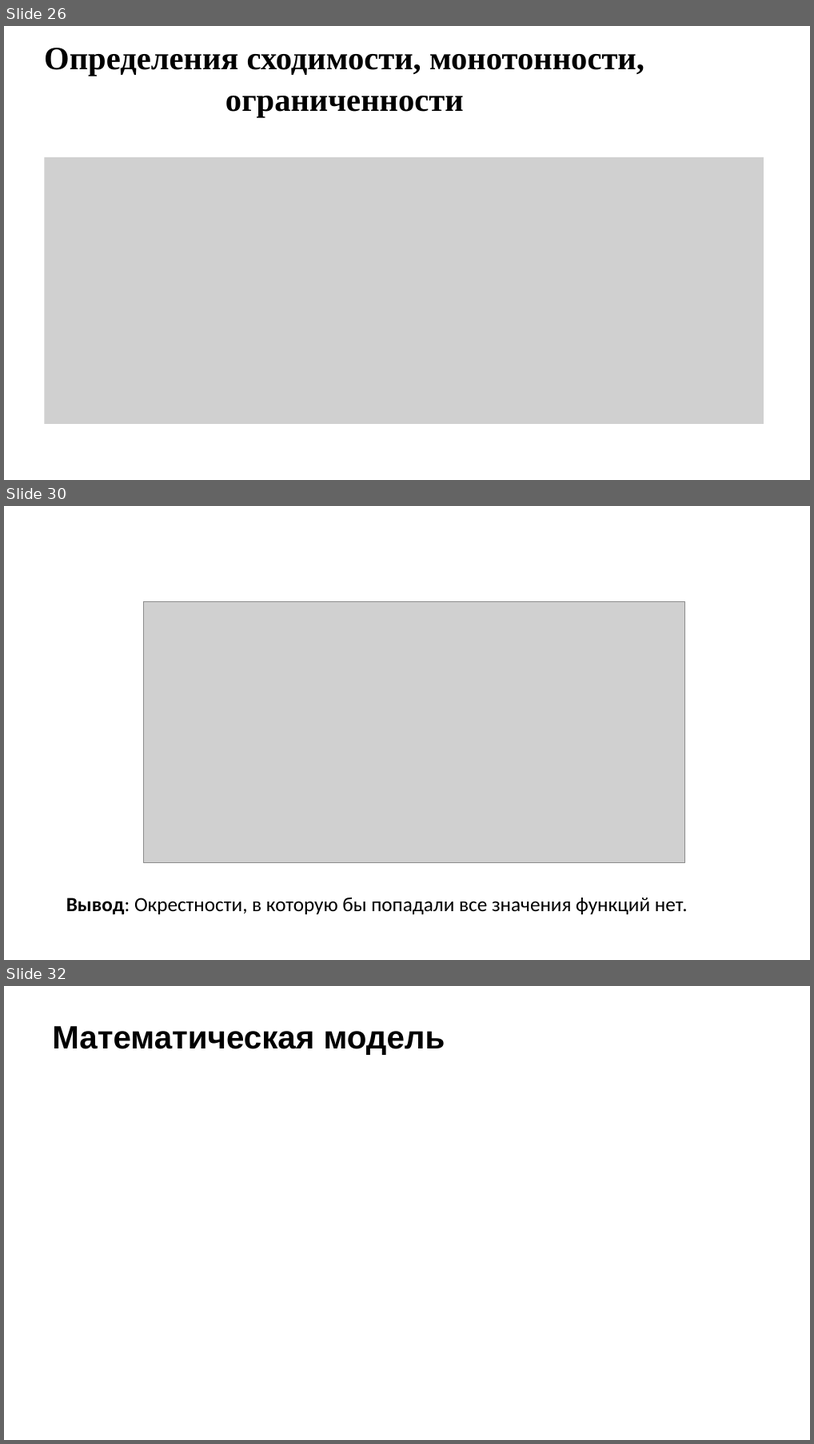
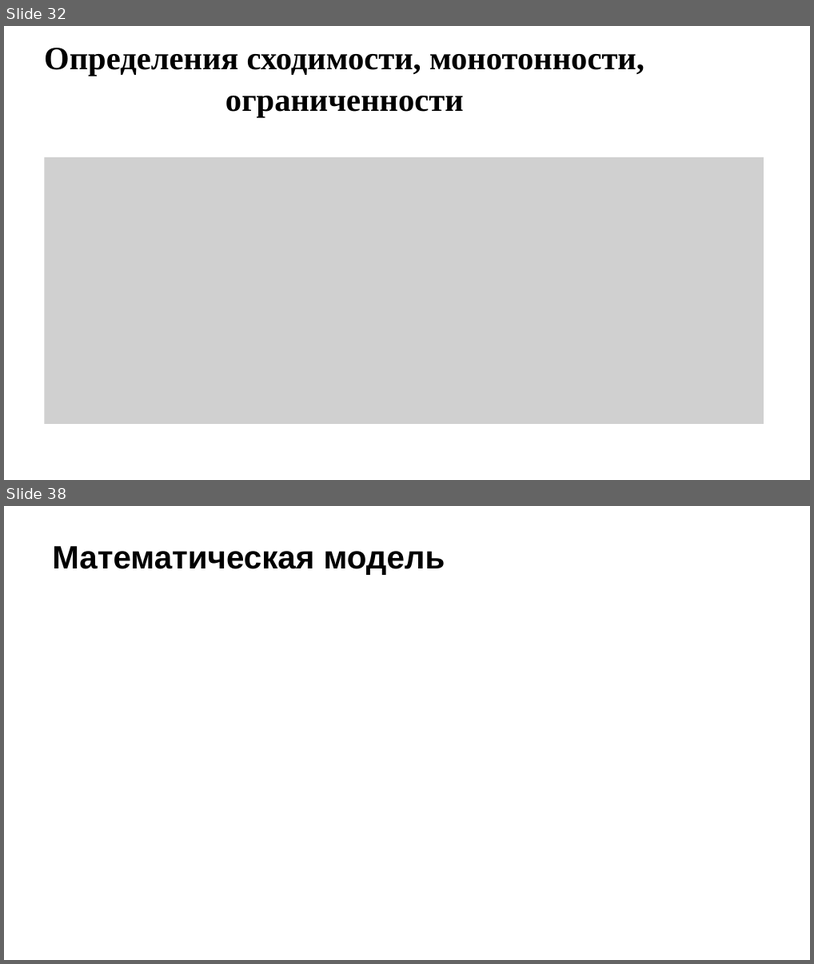
Before and after one commit to Miwm64/itmo_cse, a slide deck: math_analysis/матан_проект_в4.pptx. Shown one above the other, each under a label of ours: slides 26, 30 and 32 before the commit, slides 32 and 38 after it; the slides between them are not shown. The pictures are 814x1444 and 814x964 pixels, drawn with LibreOffice and Linux fonts; fonts in the diff are those of the drawing; grey boxes stand for pictures; background and template pictures are left out. Boxes give left, top, right and bottom in pixels: in the first picture for what was removed or moved away, otherwise in the second. Text is boxed around its words. In the diff, an @@ line names an element or a change of style, - is before the commit and + after.

```diff
--- a/math_analysis/матан_проект_в4.pptx
+++ b/math_analysis/матан_проект_в4.pptx
@@ slide 30 removed at <box>4,506,810,960</box>, background picture (left out) @@
@@ picture removed at <box>143,601,685,863</box> @@
@@ text removed at <box>66,897,688,914</box> @@
-Вывод: Окрестности, в которую бы попадали все значения функций нет.
@@ what was slide 26 is now slide 32 @@
@@ what was slide 32 is now slide 38 @@
```
Also in this commit, not shown: 7 slides changed, 12 slides added, 6 other slides removed.
